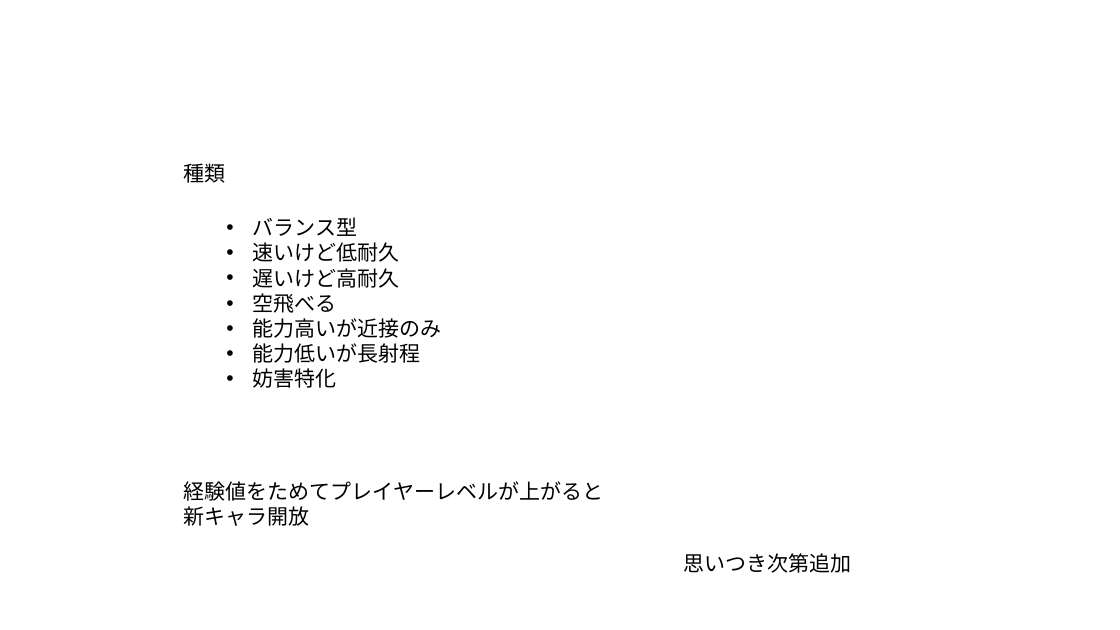
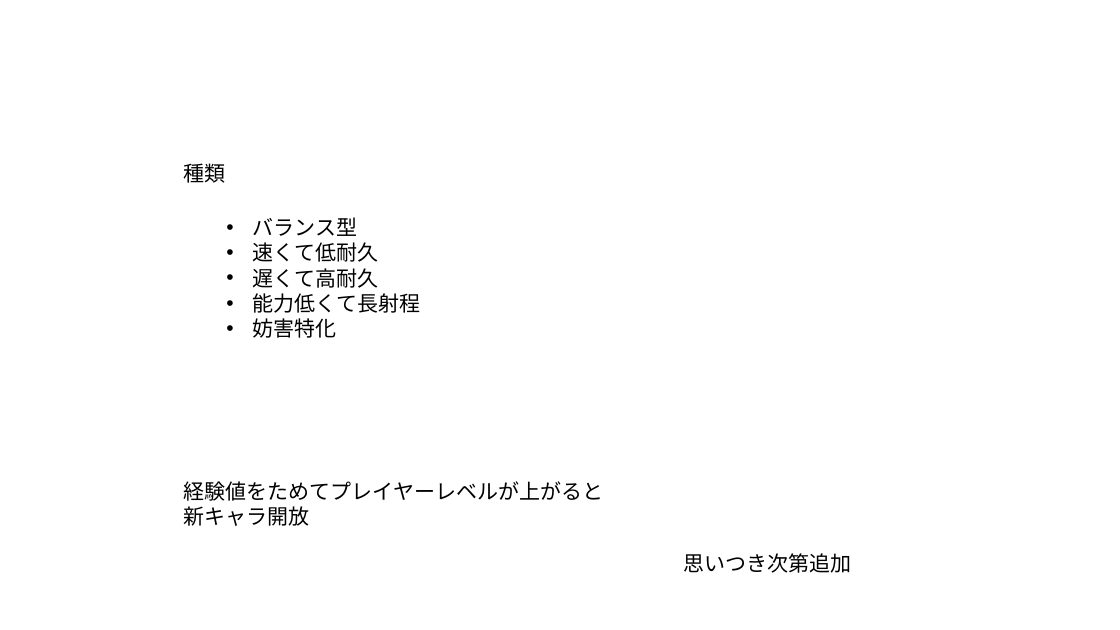
Before and after one commit to soushi1116/Employment, a slide deck: slide 2 of 仕様書/キャラクター.pptx. Drawn at 1120x630 pixels with LibreOffice and Linux fonts; fonts in the diff are those of the drawing. Boxes give left, top, right and bottom in pixels: in the first picture for what was removed or moved away, otherwise in the second. Text is boxed around its words. In the diff, an @@ line names an element or a change of style, - is before the commit and + after.

```diff
--- a/仕様書/キャラクター.pptx
+++ b/仕様書/キャラクター.pptx
@@ text at <box>253,242,420,313</box>: text changed @@
-• 速いけど低耐久
-• 遅いけど高耐久
-• 空飛べる
-• 能力高いが近接のみ
-• 能力低いが長射程
+• 速くて低耐久
+• 遅くて高耐久
+• 能力低くて長射程
```
Also in this commit, not shown: 1 other slide changed, 7 slides added, 2 other files.
